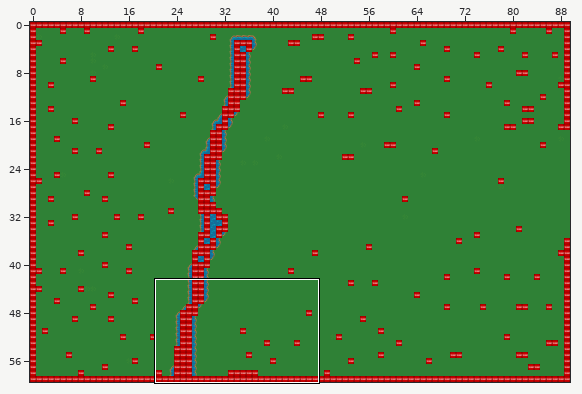
Two states of a Tiled map, area_west.tmx. Above: a wide view before the commit, with the close-up outlined.
Close-up. Before:
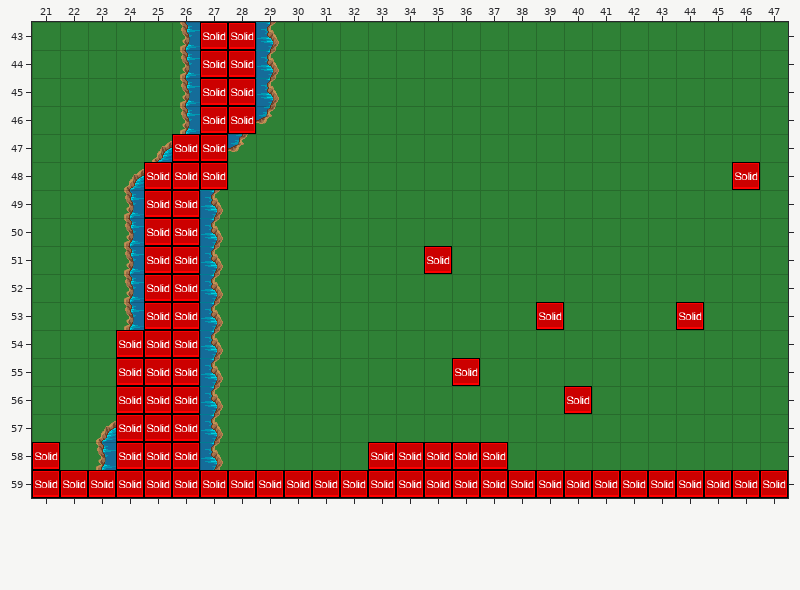
Cells are 32x32 px. Shown: x 21..47, y 43..59. The commit also changed other parts of the map, which this record leaves out. Not drawn, because the pictures are missing: unchanged layer "trees".
Now the later version:
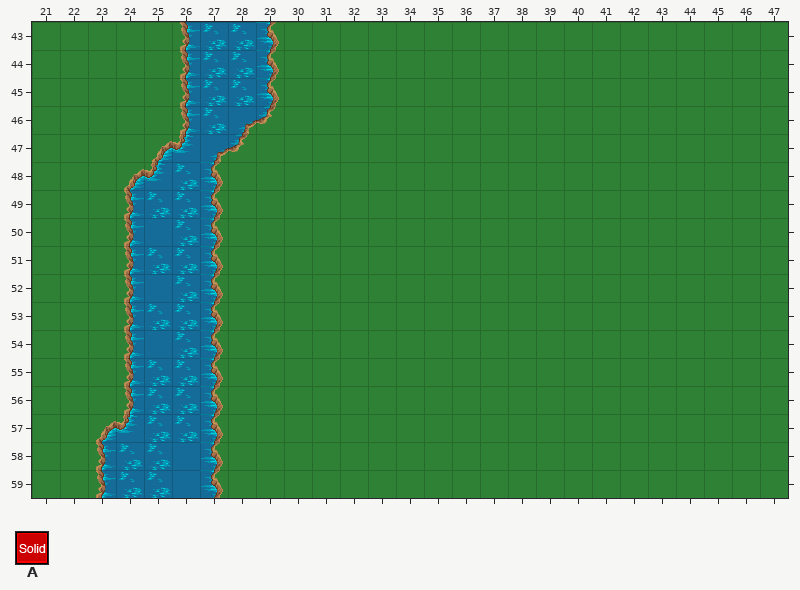
Key: from "metatiles32x32": A 0 "solid".
_ is an empty cell.
Edits made:
Layer "collision" (now hidden):
The edit erases tile A in rows 43 to 46 at x 27 to 28; in row 47 at x 26 to 27; in row 48 at x 25 to 27 and 46; in rows 49 to 50 at x 25 to 26; in row 51 at x 25 to 26 and 35; in row 52 at x 25 to 26.
The edit erases tile A in row 53 at x 25 to 26, 39 and 44; in row 54 at x 24 to 26; in row 55 at x 24 to 26 and 36; in row 56 at x 24 to 26 and 40; in row 57 at x 24 to 26; in row 58 at x 21, 24 to 26 and 33 to 37.
The edit erases tile A in row 59 at x 21 to 47.
Changed places in both close-ups, as pixel boxes (x1, y1, x2, y2):
removed: (32, 22, 788, 498)
